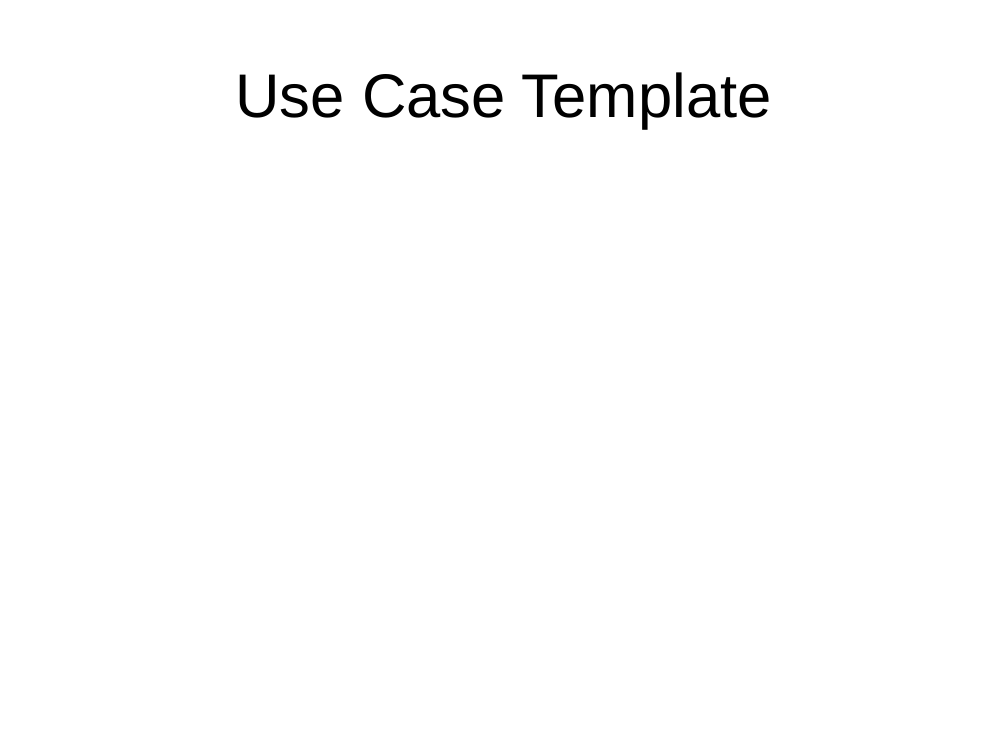
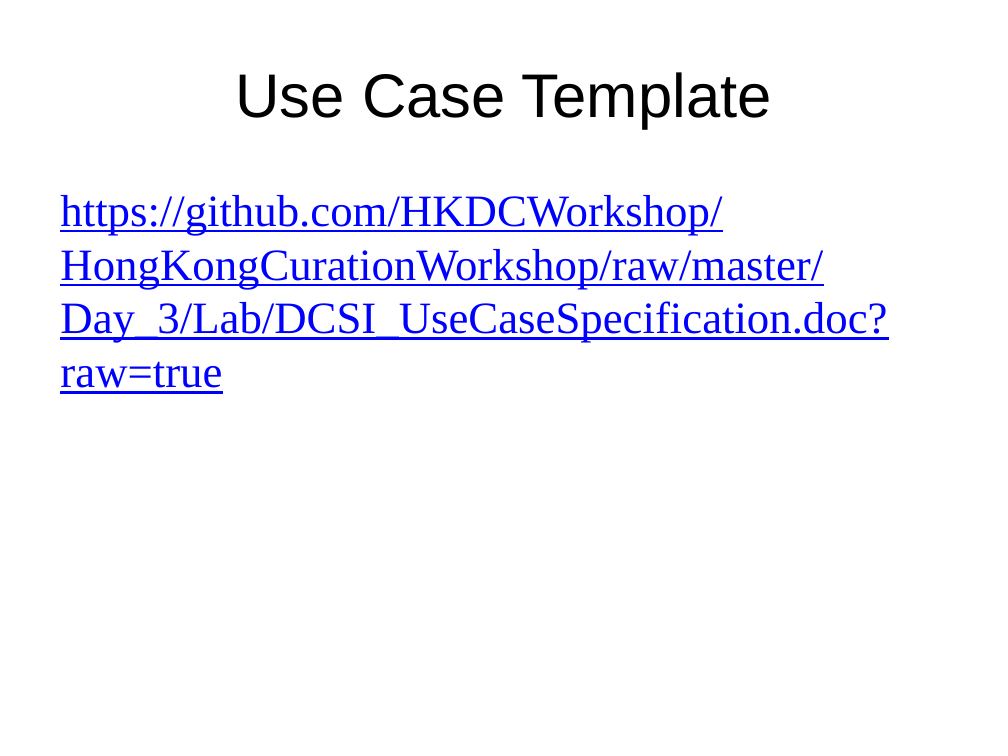
Before and after one commit to DataCurationWorkshop/HongKongCurationWorkshop, a slide deck: slide 20 of Day_3/Lab/Day_3_SystemsAnalysisForDataCuration.pptx (slide 17 before the commit). Drawn at 1008x756 pixels with LibreOffice and Linux fonts; fonts in the diff are those of the drawing; background and template pictures are left out. Boxes give left, top, right and bottom in pixels: in the first picture for what was removed or moved away, otherwise in the second. Text is boxed around its words. In the diff, an @@ line names an element or a change of style, - is before the commit and + after.

```diff
--- a/Day_3/Lab/Day_3_SystemsAnalysisForDataCuration.pptx
+++ b/Day_3/Lab/Day_3_SystemsAnalysisForDataCuration.pptx
@@ text added at (60, 195, 887, 394), 32 pt, text #0000FF, underline @@
+https://github.com/HKDCWorkshop/HongKongCurationWorkshop/raw/master/Day_3/Lab/DCSI_UseCaseSpecification.doc?raw=true
```
Also in this commit, not shown: 1 other slide changed, 6 slides added, 1 slide removed, 1 other file.
